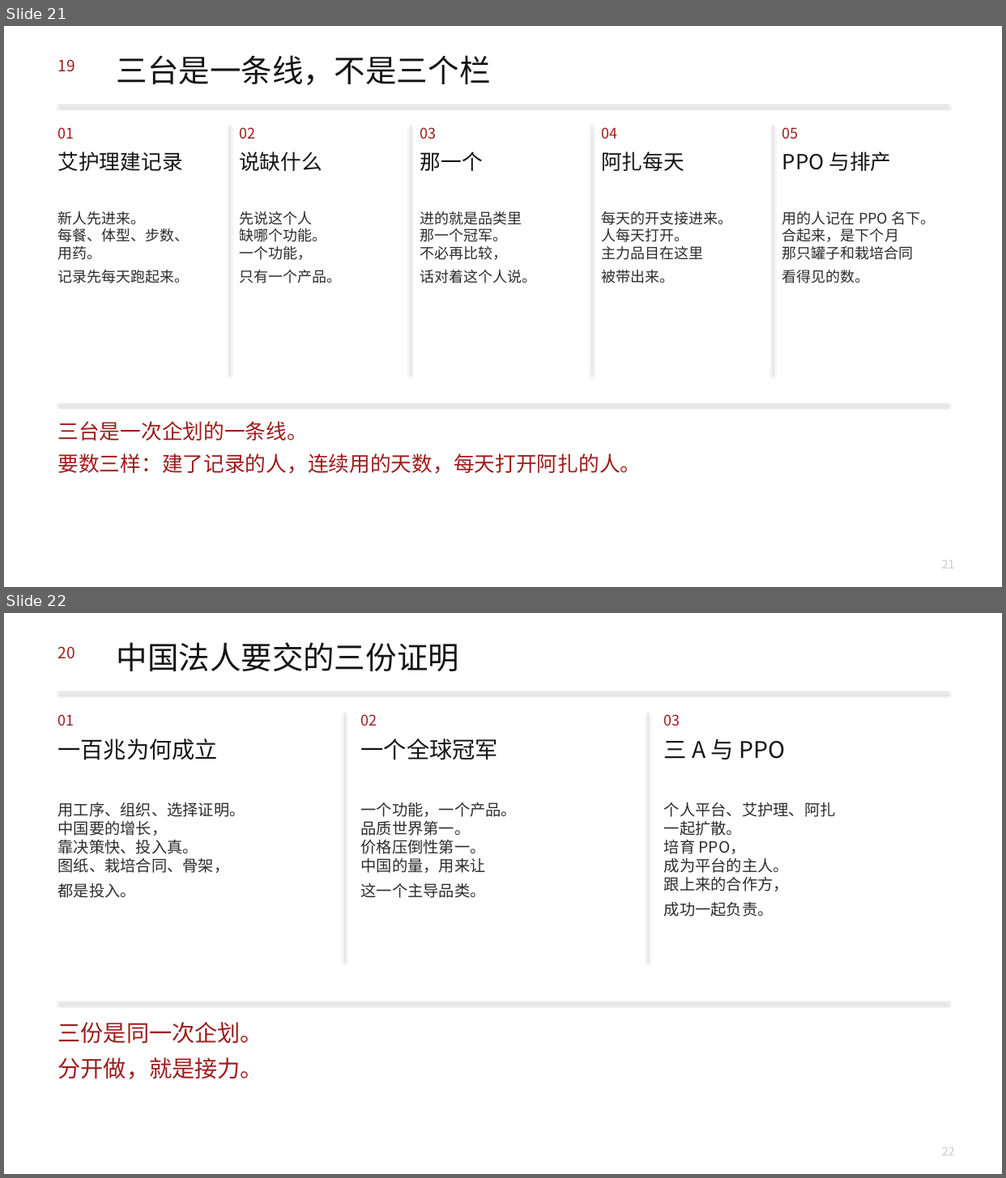
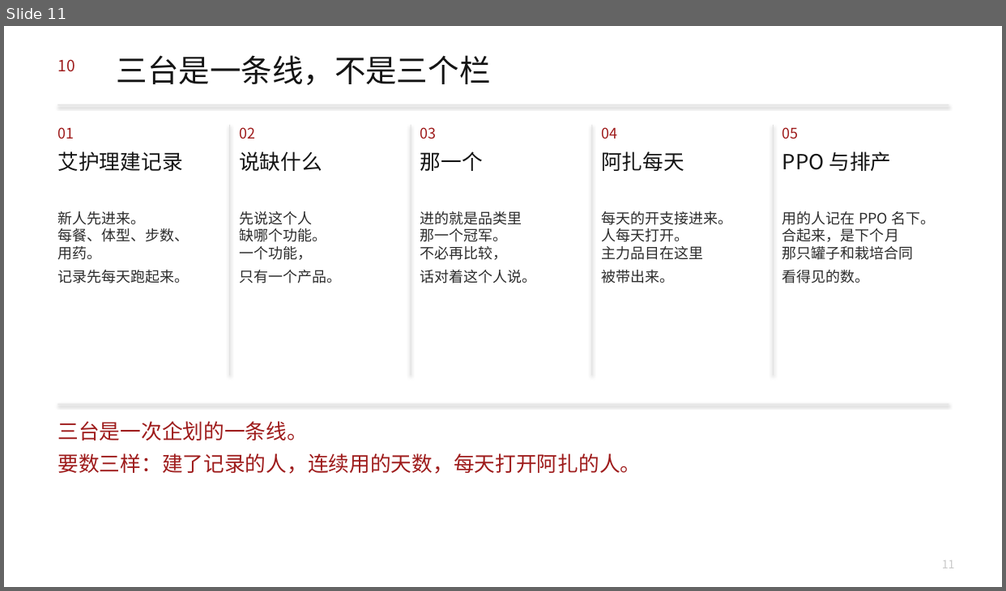
Before and after one commit to headshot9999/xiaoyi, a slide deck: 艾多美何以成为100兆韩元企业.pptx. Shown one above the other, each under a label of ours: slides 21 and 22 before the commit, slide 11 after it. The pictures are 1006x1178 and 1006x591 pixels, drawn with LibreOffice and Linux fonts; fonts in the diff are those of the drawing. Boxes give left, top, right and bottom in pixels: in the first picture for what was removed or moved away, otherwise in the second. Text is boxed around its words. In the diff, an @@ line names an element or a change of style, - is before the commit and + after.

```diff
--- a/艾多美何以成为100兆韩元企业.pptx
+++ b/艾多美何以成为100兆韩元企业.pptx
@@ slide 22 removed at [4,613,1002,1174], background #FFFFFF @@
@@ text removed at [57,646,74,659] @@
-20
@@ text removed at [117,642,459,671] @@
-中国法人要交的三份证明
@@ rectangle removed at [58,692,948,692] @@
@@ text removed at [57,714,74,726] @@
-01
@@ rectangle removed at [345,712,345,963] @@
@@ text removed at [361,714,377,726] @@
-02
@@ rectangle removed at [648,712,649,963] @@
@@ text removed at [664,714,680,726] @@
-03
@@ text removed at [58,739,218,760] @@
-一百兆为何成立
@@ text removed at [361,739,498,760] @@
-一个全球冠军
@@ text removed at [664,739,785,760] @@
-三 A 与 PPO
@@ text removed at [58,803,245,898] @@
-用工序、组织、选择证明。
-中国要的增长，
-靠决策快、投入真。
-图纸、栽培合同、骨架，
-都是投入。
@@ text removed at [361,803,517,898] @@
-一个功能，一个产品。
-品质世界第一。
-价格压倒性第一。
-中国的量，用来让
-这一个主导品类。
@@ text removed at [664,803,836,917] @@
-个人平台、艾护理、阿扎
-一起扩散。
-培育 PPO，
-成为平台的主人。
-跟上来的合作方，
-成功一起负责。
@@ text removed at [57,1022,263,1080] @@
-三份是同一次企划。
-分开做，就是接力。
@@ rectangle removed at [58,1003,948,1003] @@
@@ text removed at [942,1148,955,1156] @@
-22
@@ what was slide 21 is now slide 11 @@
@@ slide 11 changed as well @@
@@ text at [57,59,74,72]: text changed @@
-19
+10
@@ text at [942,561,955,569]: text changed @@
-21
+11
```
Also in this commit, not shown: 10 other slides changed, 1 slide added, 11 other slides removed, 2 other files.
